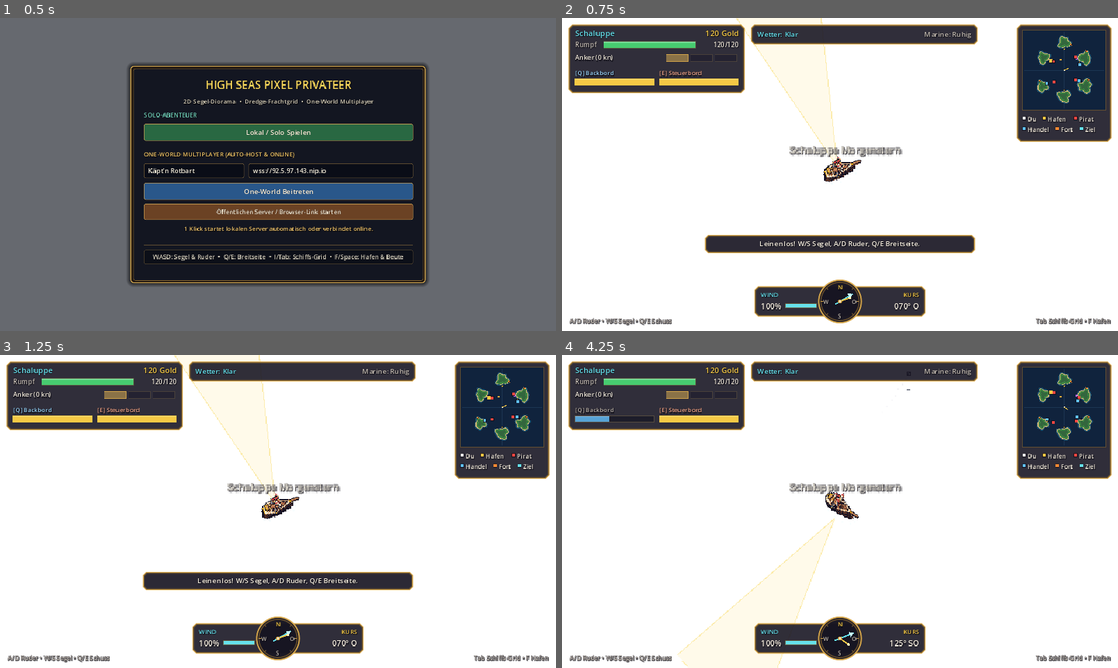
Above: before the commit, frames 1-4 (two rows, left to right).
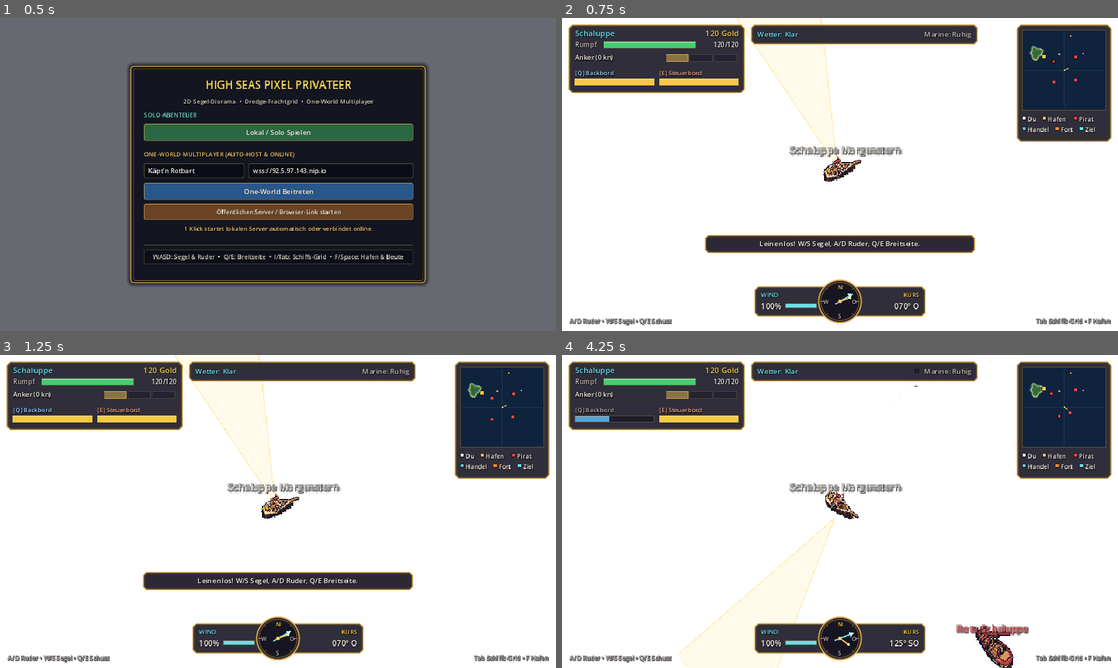
Above: after the commit, the same moments.

Repository: gandidast/high-seas-privateer
Game: Godot game, scene res://main.tscn
The game is run twice, just before and just after one commit, with the same random seed, the same clock (stepped at 60 frames per second) and the same inputs.
Inputs (mouse positions are in pixels of both pictures, inside the frame that each line leads up to):
- Up to frame 1 (0.5 s): no input
- Up to frame 2 (0.75 s): click "Lokal / Solo Spielen" at 0.5 s
- Up to frame 3 (1.25 s): no input
- Up to frame 4 (4.25 s): tap Enter at 1.25 s; move the mouse to (962, 495) at 1.27 s; hold D (steer_right) 1.28-2 s; hold Q (fire_port) 1.28-2 s; click (962, 495) at 1.42 s; drag from (728, 527) to (812, 574) at 2.02 s; move the mouse to (895, 442) at 2.77 s; hold D (steer_right) 2.78-3.5 s; hold F (interact) 2.78-3.5 s; drag from (812, 574) to (673, 464) at 3.52 s

Frame 1 is identical in both runs. In frame 2, 0.6% of the frame differs, in the area x 84-96%, y 5-28%; in frame 3, 0.6%; in frame 4, 1.5%, in the area x 62-96%, y 5-100%.

Commit message:
Phase 1: world scale, 3 safe harbors, 6 ship classes, bow slot, weather off

Diff:
--- a/project.godot
+++ b/project.godot
@@ -75,7 +75,16 @@
 interact={
 "deadzone": 0.2,
 "events": [Object(InputEventKey,"resource_local_to_scene":false,"resource_name":"","device":-1,"window_id":0,"alt_press …(193 unchanged characters)…
-, Object(InputEventKey,"resource_local_to_scene":false,"resource_name":"","device":-1,"window_id":0,"alt_pressed":false,"shift_pressed":false,"ctrl_pressed":false,"meta_pressed":false,"pressed":false,"keycode":32,"physical_keycode":32,"key_label":0,"unicode":32,"location":0,"echo":false,"script":null)
+]
+}
+fire_bow={
+"deadzone": 0.2,
+"events": [Object(InputEventKey,"resource_local_to_scene":false,"resource_name":"","device":-1,"window_id":0,"alt_pressed":false,"shift_pressed":false,"ctrl_pressed":false,"meta_pressed":false,"pressed":false,"keycode":32,"physical_keycode":32,"key_label":0,"unicode":32,"location":0,"echo":false,"script":null)
+]
+}
+toggle_world_map={
+"deadzone": 0.2,
+"events": [Object(InputEventKey,"resource_local_to_scene":false,"resource_name":"","device":-1,"window_id":0,"alt_pressed":false,"shift_pressed":false,"ctrl_pressed":false,"meta_pressed":false,"pressed":false,"keycode":77,"physical_keycode":77,"key_label":0,"unicode":109,"location":0,"echo":false,"script":null)
 ]
 }
 rotate_item={
--- a/shared/contracts.gd
+++ b/shared/contracts.gd
@@ -9,7 +9,7 @@
 ## via both `Contracts` (class_name) and `EventBus` (Autoload singleton).
 
 const DEFAULT_WORLD_SEED: int = 1337420
-const WORLD_HALF_EXTENT: float = 2400.0
+const WORLD_HALF_EXTENT: float = 3600.0
 const SERVER_DEFAULT_PORT: int = 8080
 
 # Water depth thresholds returned by get_water_depth(world_pos, world_seed):
@@ -30,7 +30,8 @@
 	DECK_STARBOARD = 2,  ## Right broadside rail slots (cannons fire starboard)
 	MAST = 3,            ## Centerline rigging/sail slots
 	CARGO_HOLD = 4,      ## Interior hold / general hull slots
-	ANY = 5              ## Universal slot
+	ANY = 5,             ## Universal slot
+	BOW = 6              ## Forward bow weapon slot (fires ahead)
 }
 
 enum ItemRarity {
@@ -60,10 +61,116 @@
 }
 
 enum ShipClass {
-	SLOOP = 0,       ## Schaluppe (Tier 0: wendig, 1 Mast, Starter)
-	BRIGANTINE = 1,  ## Brigg (Tier 1: Allrounder, 2 Masten, mehr Kanonenplätze)
-	FRIGATE = 2      ## Schwere Fregatte / Galeone (Tier 2: volles 8x6 Grid, 3 Masten, schwere Panzerung)
-}
+	SLOOP = 0,           ## Schaluppe (Tier 0: wendig, 1 Mast, Starter)
+	SCHOONER = 1,        ## Schoner (Tier 1: flink, 6x5 Grid)
+	BRIGANTINE = 2,      ## Brigg (Tier 2: Allrounder, 7x5 Grid)
+	FRIGATE = 3,         ## Fregatte (Tier 3: 8x6 Grid, schwere Breitseite)
+	CORSAIR_CLIPPER = 4, ## Kaper-Klipper (Tier 4: schnellster Jäger, +15% Nachladegeschwindigkeit)
+	WAR_GALLEON = 5      ## Kriegsgaleone (Tier 5: 10x7 Grid, schwere Panzerung & Feuerkraft)
+}
+
+const SHIP_CLASS_SPECS: Dictionary = {
+	ShipClass.SLOOP: {
+		"tier": ShipClass.SLOOP,
+		"name": "Schaluppe",
+		"cost": 0,
+		"grid_cols": 6,
+		"grid_rows": 4,
+		"base_hp": 120.0,
+		"base_speed": 95.0,
+		"armor": 0.0,
+		"turn_speed": 1.75,
+		"inertia": 6.5,
+		"accel": 48.0,
+		"max_weight": 45.0,
+		"hull_radius": 14.0,
+		"reload_bonus": 1.0
+	},
+	ShipClass.SCHOONER: {
+		"tier": ShipClass.SCHOONER,
+		"name": "Schoner",
+		"cost": 180,
+		"grid_cols": 6,
+		"grid_rows": 5,
+		"base_hp": 165.0,
+		"base_speed": 106.0,
+		"armor": 1.0,
+		"turn_speed": 1.72,
+		"inertia": 6.2,
+		"accel": 48.0,
+		"max_weight": 60.0,
+		"hull_radius": 15.0,
+		"reload_bonus": 1.0
+	},
+	ShipClass.BRIGANTINE: {
+		"tier": ShipClass.BRIGANTINE,
+		"name": "Brigg",
+		"cost": 380,
+		"grid_cols": 7,
+		"grid_rows": 5,
+		"base_hp": 225.0,
+		"base_speed": 101.0,
+		"armor": 2.0,
+		"turn_speed": 1.60,
+		"inertia": 5.6,
+		"accel": 45.0,
+		"max_weight": 80.0,
+		"hull_radius": 16.0,
+		"reload_bonus": 1.0
+	},
+	ShipClass.FRIGATE: {
+		"tier": ShipClass.FRIGATE,
+		"name": "Fregatte",
+		"cost": 780,
+		"grid_cols": 8,
+		"grid_rows": 6,
+		"base_hp": 330.0,
+		"base_speed": 97.0,
+		"armor": 4.0,
+		"turn_speed": 1.42,
+		"inertia": 4.6,
+		"accel": 42.0,
+		"max_weight": 115.0,
+		"hull_radius": 19.0,
+		"reload_bonus": 1.0
+	},
+	ShipClass.CORSAIR_CLIPPER: {
+		"tier": ShipClass.CORSAIR_CLIPPER,
+		"name": "Kaper-Klipper",
+		"cost": 1100,
+		"grid_cols": 6,
+		"grid_rows": 5,
+		"base_hp": 215.0,
+		"base_speed": 134.0,
+		"armor": 1.5,
+		"turn_speed": 2.05,
+		"inertia": 7.2,
+		"accel": 58.0,
+		"max_weight": 70.0,
+		"hull_radius": 15.0,
+		"reload_bonus": 1.15
+	},
+	ShipClass.WAR_GALLEON: {
+		"tier": ShipClass.WAR_GALLEON,
+		"name": "Kriegsgaleone",
+		"cost": 2400,
+		"grid_cols": 10,
+		"grid_rows": 7,
+		"base_hp": 620.0,
+		"base_speed": 90.0,
+		"armor": 8.5,
+		"turn_speed": 1.18,
+		"inertia": 3.8,
+		"accel": 38.0,
+		"max_weight": 190.0,
+		"hull_radius": 23.0,
+		"reload_bonus": 1.0
+	}
+}
+
+static func get_ship_class_spec(tier: int) -> Dictionary:
+	var clamped_tier: int = clampi(tier, ShipClass.SLOOP, ShipClass.WAR_GALLEON)
+	return SHIP_CLASS_SPECS.get(clamped_tier, SHIP_CLASS_SPECS[ShipClass.SLOOP])
 
 enum WeatherState {
 	CLEAR = 0,       ## Klare See & Sonnenschein
@@ -122,6 +229,7 @@
 signal cannonball_impact(world_pos: Vector2, hit_ship_id: int, damage: float, is_water_splash: bool, is_powder_crit: bool)
 signal ship_damaged(ship_id: int, damage: float, new_hp: float, max_hp: float, world_pos: Vector2)
 signal ship_sunk(ship_id: int, world_pos: Vector2, faction: int, killer_ship_id: int)
+signal player_death_penalty(ship_id: int, gold_lost: int, respawn_seconds: float)
 signal wanted_level_changed(new_level: int)
 signal fort_spawned(fort_id: int, world_pos: Vector2, island_index: int, max_hp: float)
 signal fort_damaged(fort_id: int, hp: float, max_hp: float, world_pos: Vector2)
@@ -188,6 +296,7 @@
 	@export var projectile_speed: float = 220.0
 	@export var chain_shot_slow: float = 0.0
 	@export var spread_angle_deg: float = 6.0
+	@export var pellet_count: int = 1
 
 	# Ship & Synergy modifiers
 	@export var speed_bonus: float = 0.0
@@ -282,6 +391,7 @@
 		copy.projectile_speed = projectile_speed
 		copy.chain_shot_slow = chain_shot_slow
 		copy.spread_angle_deg = spread_angle_deg
+		copy.pellet_count = pellet_count
 		copy.speed_bonus = speed_bonus
 		copy.turn_bonus = turn_bonus
 		copy.armor_bonus = armor_bonus
@@ -319,6 +429,7 @@
 			"projectile_speed": projectile_speed,
 			"chain_shot_slow": chain_shot_slow,
 			"spread_angle_deg": spread_angle_deg,
+			"pellet_count": pellet_count,
 			"speed_bonus": speed_bonus,
 			"turn_bonus": turn_bonus,
 			"armor_bonus": armor_bonus,
@@ -360,6 +471,7 @@
 		item.projectile_speed = float(d.get("projectile_speed", 220.0))
 		item.chain_shot_slow = float(d.get("chain_shot_slow", 0.0))
 		item.spread_angle_deg = float(d.get("spread_angle_deg", 6.0))
+		item.pellet_count = int(d.get("pellet_count", 1))
 		item.speed_bonus = float(d.get("speed_bonus", 0.0))
 		item.turn_bonus = float(d.get("turn_bonus", 0.0))
 		item.armor_bonus = float(d.get("armor_bonus", 0.0))
@@ -397,10 +509,13 @@
 	var cargo_weight_penalty: float = 0.0  ## 0.0 .. 0.45 speed/turn reduction
 	var port_cannons: Array = []          ## Array[Dictionary] of compiled port cannon mounts
 	var starboard_cannons: Array = []     ## Array[Dictionary] of compiled starboard cannon mounts
+	var bow_cannons: Array = []           ## Array[Dictionary] of compiled forward bow weapon mounts
 	var port_salvo_damage: float = 0.0
 	var starboard_salvo_damage: float = 0.0
+	var bow_salvo_damage: float = 0.0
 	var port_reload_multiplier: float = 1.0
 	var starboard_reload_multiplier: float = 1.0
+	var bow_reload_multiplier: float = 1.0
 	var explosion_hazard_damage: float = 0.0
 	var powder_barrel_count: int = 0
 	var sail_upgrade_count: int = 0
@@ -424,10 +539,13 @@
 			"cargo_weight_penalty": cargo_weight_penalty,
 			"port_cannons": port_cannons.duplicate(true),
 			"starboard_cannons": starboard_cannons.duplicate(true),
+			"bow_cannons": bow_cannons.duplicate(true),
 			"port_salvo_damage": port_salvo_damage,
 			"starboard_salvo_damage": starboard_salvo_damage,
+			"bow_salvo_damage": bow_salvo_damage,
 			"port_reload_multiplier": port_reload_multiplier,
 			"starboard_reload_multiplier": starboard_reload_multiplier,
+			"bow_reload_multiplier": bow_reload_multiplier,
 			"explosion_hazard_damage": explosion_hazard_damage,
 			"powder_barrel_count": powder_barrel_count,
 			"sail_upgrade_count": sail_upgrade_count,
@@ -452,10 +570,13 @@
 		s.cargo_weight_penalty = float(d.get("cargo_weight_penalty", 0.0))
 		s.port_cannons = d.get("port_cannons", []).duplicate(true)
 		s.starboard_cannons = d.get("starboard_cannons", []).duplicate(true)
+		s.bow_cannons = d.get("bow_cannons", []).duplicate(true)
 		s.port_salvo_damage = float(d.get("port_salvo_damage", 0.0))
 		s.starboard_salvo_damage = float(d.get("starboard_salvo_damage", 0.0))
+		s.bow_salvo_damage = float(d.get("bow_salvo_damage", 0.0))
 		s.port_reload_multiplier = float(d.get("port_reload_multiplier", 1.0))
 		s.starboard_reload_multiplier = float(d.get("starboard_reload_multiplier", 1.0))
+		s.bow_reload_multiplier = float(d.get("bow_reload_multiplier", 1.0))
 		s.explosion_hazard_damage = float(d.get("explosion_hazard_damage", 0.0))
 		s.powder_barrel_count = int(d.get("powder_barrel_count", 0))
 		s.sail_upgrade_count = int(d.get("sail_upgrade_count", 0))
@@ -518,7 +639,8 @@
 	var radius: float = 190.0
 	var harbor_angle: float = 0.0
 	var harbor_pos: Vector2 = Vector2.ZERO
-	var harbor_radius: float = 85.0
+	var harbor_radius: float = 125.0
+	var has_harbor: bool = true
 	var seed_phase: float = 0.0
 
 	func to_dict() -> Dictionary:
@@ -530,6 +652,7 @@
 			"harbor_angle": harbor_angle,
 			"harbor_pos": harbor_pos,
 			"harbor_radius": harbor_radius,
+			"has_harbor": has_harbor,
 			"seed_phase": seed_phase
 		}
 
@@ -590,26 +713,32 @@
 # (sin, cos, atan2, length, clamp) so that GLSL in `ocean_shader.gdshader` and
 # GDScript in `world_map.gd` / `ship_physics.gd` produce 100% identical results!
 
-const ISLAND_COUNT: int = 6
+const ISLAND_COUNT: int = 8
+const SAFE_HARBOR_INDICES: Array[int] = [0, 1, 2]
 
 const ISLAND_NAMES: Array[String] = [
 	"Port Tortuga",
 	"Smaragd-Atoll",
+	"San Aurelio",
 	"Krakenzahn-Bucht",
-	"San Aurelio",
-	"Schädelriff-Hafen",
-	"Neu-Nassau"
+	"Schädelriff",
+	"Neu-Nassau",
+	"Sturmkap-Feste",
+	"Blutgold-Insel"
 ]
 
 # Base island archetypes: Vector4(base_x, base_y, base_radius, harbor_angle_rad)
-# Placed around the open central starting sea (0, 0 is deep navigable ocean!).
+# Placed across [-2500..+2500] around the open central starting sea (0, 0 is deep navigable ocean!).
+# Indices 0..2 are safe harbors (NW, NE, South); indices 3..7 are wild pirate/fort/treasure islands.
 const BASE_ISLAND_SPECS: Array[Vector4] = [
-	Vector4(-560.0, -340.0, 175.0, 0.55),   # 0: Port Tortuga (NW, harbor facing SE toward spawn)
-	Vector4(620.0, -380.0, 190.0, 2.45),    # 1: Smaragd-Atoll (NE, harbor facing SW)
-	Vector4(-680.0, 440.0, 165.0, -0.50),   # 2: Krakenzahn-Bucht (SW, harbor facing NE)
-	Vector4(580.0, 460.0, 200.0, -2.35),    # 3: San Aurelio (SE, harbor facing NW)
-	Vector4(0.0, -780.0, 180.0, 1.57),      # 4: Schädelriff-Hafen (North, harbor facing South)
-	Vector4(40.0, 820.0, 185.0, -1.57)      # 5: Neu-Nassau (South, harbor facing North)
+	Vector4(-780.0, -480.0, 185.0, 0.55),   # 0: Port Tortuga (Safe Harbor NW, facing SE toward spawn)
+	Vector4(1520.0, -1180.0, 195.0, 2.45),  # 1: Smaragd-Atoll (Safe Harbor NE, facing SW)
+	Vector4(120.0, 1840.0, 205.0, -1.57),   # 2: San Aurelio (Safe Harbor South, facing North)
+	Vector4(-1960.0, 920.0, 185.0, -0.45),  # 3: Krakenzahn-Bucht (Wild WSW)
+	Vector4(-220.0, -2120.0, 195.0, 1.57),  # 4: Schädelriff (Wild North)
+	Vector4(2040.0, 680.0, 200.0, -2.65),   # 5: Neu-Nassau (Wild East)
+	Vector4(-2140.0, -1680.0, 190.0, 0.72), # 6: Sturmkap-Feste (Wild NW)
+	Vector4(1880.0, 2100.0, 210.0, -2.25)   # 7: Blutgold-Insel (Wild SE)
 ]
 
 static func _seed_offset(world_seed: int, idx: int) -> Vector3:
@@ -655,7 +784,7 @@
 	var effective_r: float = base_r * (1.0 + wave - 0.28 * cove_factor)
 	return effective_r
 
-## Returns the deterministic array of all 6 named islands and their safe harbor zones.
+## Returns the deterministic array of all 8 named islands (3 safe harbors, 5 wild islands).
 static func get_islands(world_seed: int = DEFAULT_WORLD_SEED) -> Array[IslandData]:
 	var result: Array[IslandData] = []
 	for i in range(ISLAND_COUNT):
@@ -666,11 +795,13 @@
 		isl.radius = get_island_radius(i, world_seed)
 		isl.harbor_angle = get_island_harbor_angle(i, world_seed)
 		isl.seed_phase = get_island_phase(i, world_seed)
+		var is_safe_harbor: bool = i in SAFE_HARBOR_INDICES
+		isl.has_harbor = is_safe_harbor
 		var coast_r_at_harbor: float = get_island_coast_radius(i, isl.harbor_angle, world_seed)
 		var dir := Vector2(cos(isl.harbor_angle), sin(isl.harbor_angle))
-		# Place harbor safe-zone center 46px outside the cove shoreline (guaranteed navigable water!)
+		# Place safe offshore anchorage 46px outside the cove shoreline (guaranteed navigable water!)
 		isl.harbor_pos = isl.center + dir * (coast_r_at_harbor + 46.0)
-		isl.harbor_radius = 85.0
+		isl.harbor_radius = 125.0 if is_safe_harbor else 0.0
 		result.append(isl)
 	return result
 
--- a/sim/world_map.gd
+++ b/sim/world_map.gd
@@ -1,12 +1,13 @@
 class_name WorldMap
 extends Node
-## Deterministic world manager wrapping Contracts water depth, 6 named islands,
-## safe harbor zones, coastal fort positions, shoals, ship hull collision checks,
+## Deterministic world manager wrapping Contracts water depth, 8 named islands,
+## 3 safe harbor zones, 5 wild coastal fort islands, shoals, ship hull collision checks,
 ## global wind state, and dynamic weather (Clear, Fog, Storm).
 
 const HULL_SAMPLE_ANGLES: int = 8
 const WIND_EMIT_INTERVAL: float = 0.20
 const WEATHER_EMIT_INTERVAL: float = 0.35
+const BAD_WEATHER_ENABLED: bool = false
 
 var world_seed: int = Contracts.DEFAULT_WORLD_SEED
 var islands: Array[Contracts.IslandData] = []
@@ -57,7 +58,10 @@
 func set_weather(state: int, intensity: float = 1.0) -> void:
 	var clamped_state: int = clampi(state, Contracts.WeatherState.CLEAR, Contracts.WeatherState.STORM)
 	var clamped_intensity: float = clampf(intensity, 0.0, 1.0)
-	if clamped_state == Contracts.WeatherState.CLEAR and intensity >= 1.0:
+	if not BAD_WEATHER_ENABLED:
+		clamped_state = Contracts.WeatherState.CLEAR
+		clamped_intensity = 0.0
+	elif clamped_state == Contracts.WeatherState.CLEAR and intensity >= 1.0:
 		clamped_intensity = 0.0
 
 	current_weather = clamped_state
@@ -104,6 +108,19 @@
 
 
 func _step_weather(delta: float) -> void:
+	if not BAD_WEATHER_ENABLED:
+		var was_active: bool = (
+			current_weather != Contracts.WeatherState.CLEAR
+			or weather_intensity > 0.0
+		)
+		current_weather = Contracts.WeatherState.CLEAR
+		_target_weather = Contracts.WeatherState.CLEAR
+		weather_intensity = 0.0
+		_target_intensity = 0.0
+		if was_active:
+			Contracts.bus().weather_changed.emit(current_weather, weather_intensity)
+		return
+
 	weather_timer -= delta
 	if weather_timer <= 0.0:
 		_advance_weather_cycle()
@@ -174,6 +191,8 @@
 
 	var result: Array[Dictionary] = []
 	for isl in islands:
+		if isl.has_harbor:
+			continue
 		var best_theta: float = wrapf(isl.harbor_angle + PI, -PI, PI)
 		var best_coast_r: float = -1.0
 		const SAMPLES: int = 24
@@ -252,9 +271,24 @@
 
 func get_harbor_at(world_pos: Vector2) -> int:
 	for isl in islands:
+		if not isl.has_harbor or isl.harbor_radius <= 0.0:
+			continue
 		if world_pos.distance_to(isl.harbor_pos) <= isl.harbor_radius:
 			return isl.index
 	return -1
+
+
+func get_nearest_safe_harbor(world_pos: Vector2) -> Contracts.IslandData:
+	var best: Contracts.IslandData = null
+	var best_dist_sq: float = INF
+	for isl in islands:
+		if not isl.has_harbor:
+			continue
+		var dist_sq: float = world_pos.distance_squared_to(isl.harbor_pos)
+		if dist_sq < best_dist_sq:
+			best_dist_sq = dist_sq
+			best = isl
+	return best
 
 
 func get_island(index: int) -> Contracts.IslandData:
--- a/visual/ocean_renderer.gd
+++ b/visual/ocean_renderer.gd
@@ -369,30 +369,31 @@
 		var coast_r: float = Contracts.get_island_coast_radius(isl.index, isl.harbor_angle, _world_seed)
 		var dir := Vector2(cos(isl.harbor_angle), sin(isl.harbor_angle))
 
-		var pier_pos: Vector2 = (isl.center + dir * (coast_r + 14.0)).round()
-		var pier_sprite := Sprite2D.new()
-		pier_sprite.name = "Pier_%d" % isl.index
-		pier_sprite.texture = _pier_texture
-		pier_sprite.texture_filter = CanvasItem.TEXTURE_FILTER_NEAREST
-		pier_sprite.position = pier_pos
-		pier_sprite.rotation = isl.harbor_angle
-		_harbor_root.add_child(pier_sprite)
-		_harbor_props.append({ "node": pier_sprite, "pos": pier_pos, "margin": 48.0 })
-
-		_harbor_buoy_markers.append({
-			"index": isl.index,
-			"pos": isl.harbor_pos,
-			"radius": isl.harbor_radius
-		})
-
-		var banner := _create_island_banner(isl.name)
+		if isl.has_harbor:
+			var pier_pos: Vector2 = (isl.center + dir * (coast_r + 14.0)).round()
+			var pier_sprite := Sprite2D.new()
+			pier_sprite.name = "Pier_%d" % isl.index
+			pier_sprite.texture = _pier_texture
+			pier_sprite.texture_filter = CanvasItem.TEXTURE_FILTER_NEAREST
+			pier_sprite.position = pier_pos
+			pier_sprite.rotation = isl.harbor_angle
+			_harbor_root.add_child(pier_sprite)
+			_harbor_props.append({ "node": pier_sprite, "pos": pier_pos, "margin": 48.0 })
+
+			_harbor_buoy_markers.append({
+				"index": isl.index,
+				"pos": isl.harbor_pos,
+				"radius": isl.harbor_radius
+			})
+
+		var banner := _create_island_banner(isl.name, isl.has_harbor)
 		var banner_anchor: Vector2 = (isl.center + dir * (coast_r - 22.0) + Vector2(0.0, -26.0)).round()
 		banner.position = banner_anchor
 		_harbor_root.add_child(banner)
 		_harbor_props.append({ "node": banner, "pos": banner_anchor, "margin": 96.0 })
 
 
-func _create_island_banner(island_name: String) -> Node2D:
+func _create_island_banner(island_name: String, is_safe_harbor: bool = true) -> Node2D:
 	var holder := Node2D.new()
 	holder.z_index = 22
 
@@ -401,7 +402,7 @@
 
 	var style := StyleBoxFlat.new()
 	style.bg_color = Color(0.094, 0.075, 0.114, 0.94)
-	style.border_color = Color(0.847, 0.663, 0.294, 1.0)
+	style.border_color = Color(0.847, 0.663, 0.294, 1.0) if is_safe_harbor else Color(0.745, 0.314, 0.267, 1.0)
 	style.set_border_width_all(1)
 	style.set_corner_radius_all(3)
 	style.shadow_color = Color(0.04, 0.03, 0.07, 0.55)
--- a/visual/ocean_shader.gdshader
+++ b/visual/ocean_shader.gdshader
@@ -7,7 +7,7 @@
 uniform vec2 camera_world_pos = vec2(0.0, 0.0);
 uniform vec2 viewport_size = vec2(768.0, 448.0);
 uniform sampler2D world_depth_tex : filter_linear, repeat_disable;
-uniform float world_half_extent = 2400.0;
+uniform float world_half_extent = 3600.0;
 uniform bool has_baked_depth = false;
 uniform vec2 wind_dir = vec2(1.0, 0.0);
 uniform float wind_strength = 1.0;
